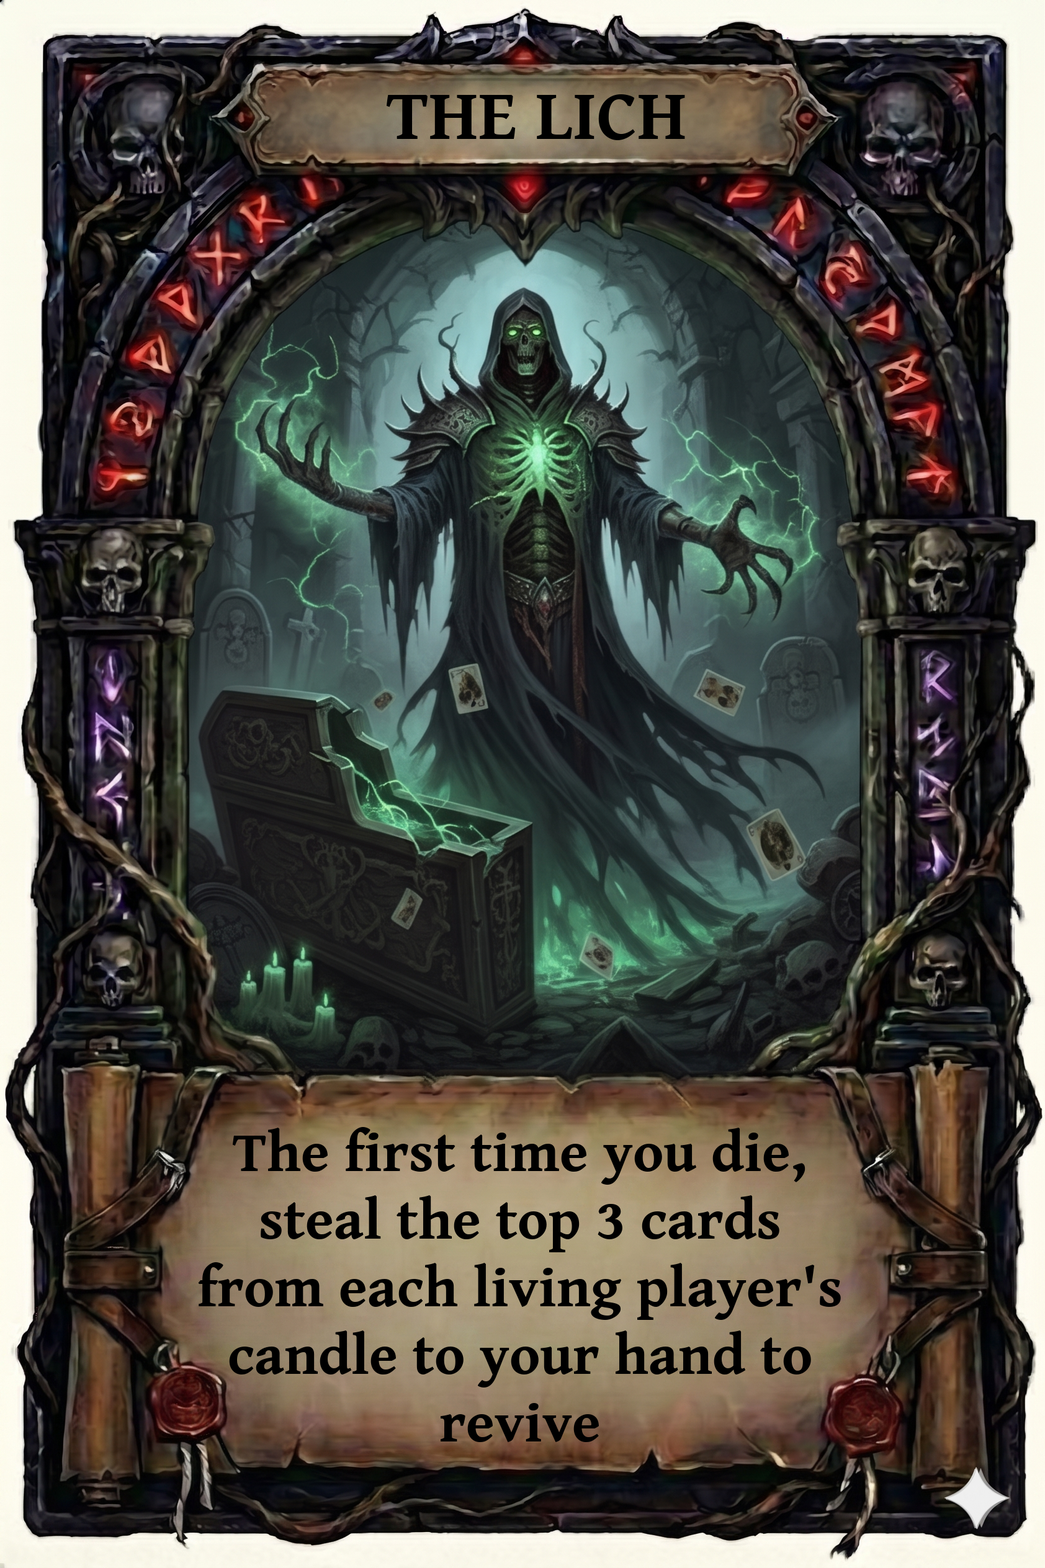
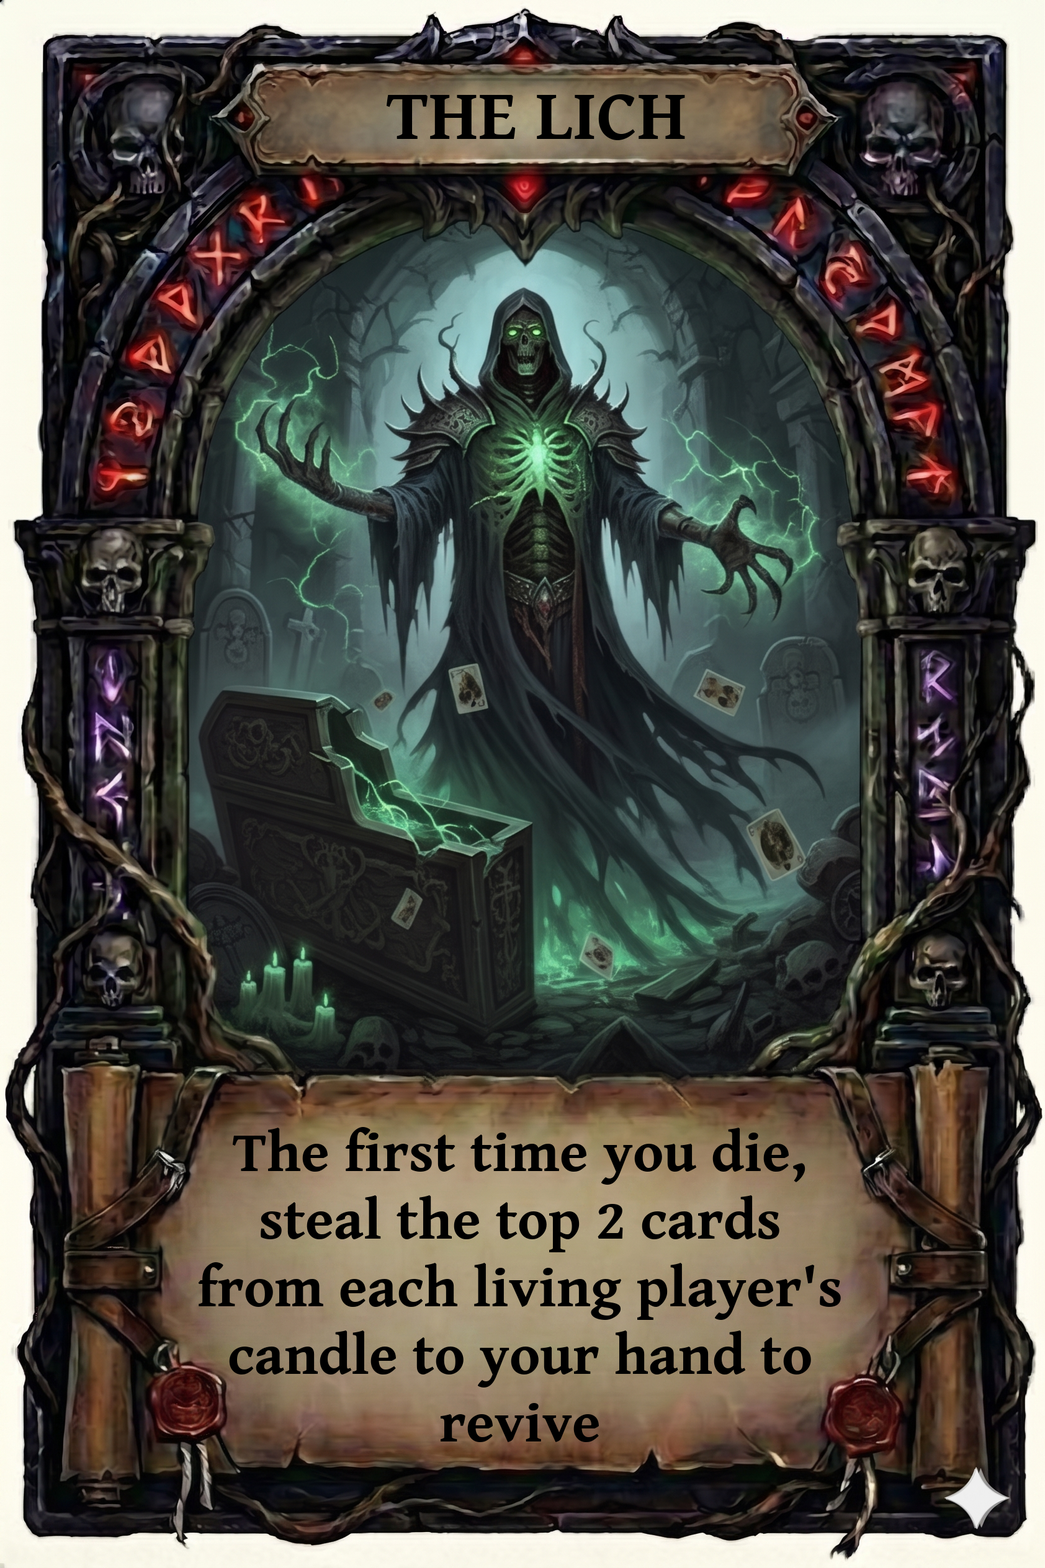
Two versions of the same layered image (1045 x 1568). Layer-by-layer changes:
painted on "The first time you die, steal ..." over [left=597, top=1203, right=623, bottom=1240]